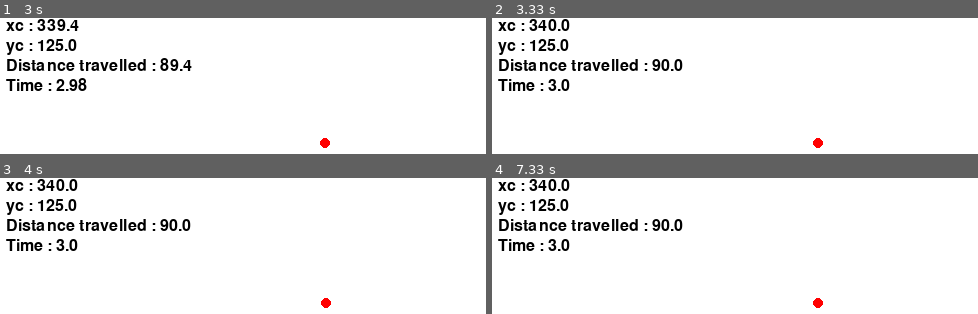
Above: before the commit, frames 1-4 (two rows, left to right).
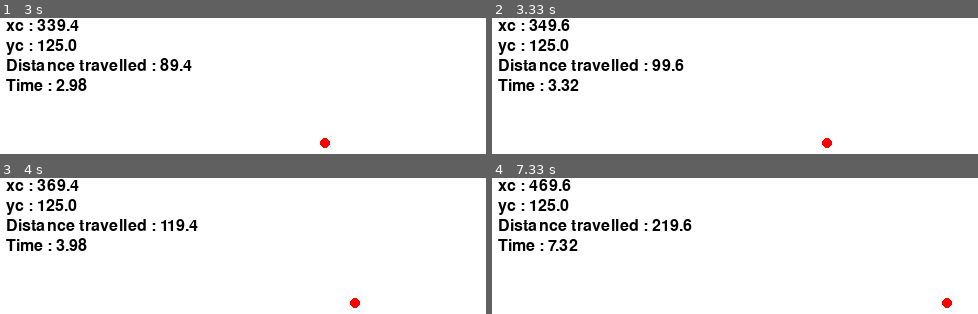
Above: after the commit, the same moments.

Repository: KhalidOwlWalid/vehicle_sim
Game: pygame game, started from theory/simulation.py
Same seed, same stepped clock (60 frames per second), same inputs: the game is played once before the commit and once after it.
Inputs:
- Up to frame 1 (3 s): no input
- Up to frame 2 (3.33 s): no input
- Up to frame 3 (4 s): no input
- Up to frame 4 (7.33 s): no input

Frame 1 is identical in both runs. In frame 2, 0.7% of the frame differs, in the area x 11-70%, y 0-96%; in frame 3, 1.2%; in frame 4, 1.6%, in the area x 7-95%, y 0-96%.

Commit message:
feature: Add data collection using np.savetxt

Diff:
--- a/theory/simulation.py
+++ b/theory/simulation.py
@@ -1,8 +1,10 @@
 # Simple pygame program
+import os
 
 # Import and initialize the pygame library
 import pygame
 import numpy as np
+from datetime import datetime
 
 pygame.init()
 
@@ -61,6 +63,7 @@
     def calculate_distance(self, x_prev: float, x_cur: float, y_prev: float, y_cur: float) -> tuple[float, float, float, float]:
         return np.sqrt((x_cur - x_prev) ** 2 + (y_cur - y_prev) ** 2)
 
+
 SCREEN_WIDTH = 500
 SCREEN_HEIGHT = 500
 # Setup the window we'll use for drawing
@@ -70,6 +73,10 @@
 
 # Run until the user asks us to quit
 running = True
+
+# TODO(Khalid): Data collection
+tmp_data_list = []
+
 while running:
 
     # Did the user click the window close button?
@@ -77,9 +84,11 @@
         if event.type == pygame.QUIT:
             running = False
 
+    # Update FPS rate
     clock = pygame.time.Clock()
     clock.tick(1/model.sample_time)
 
+    # Update model information
     font = pygame.font.SysFont(None, 24)
     xc_surf = font.render(f'xc : {np.round(model.xc, 3)}', True, Color.black())
     yc_surf = font.render(f'yc : {np.round(model.yc, 3)}', True, Color.black())
@@ -87,6 +96,7 @@
     time_surf = font.render(f'Time : {np.round(model.time, 3)}', True, Color.black())
 
     surface_text_list = [xc_surf, yc_surf, steering_surf, time_surf]
+
     # Fill the background with white
     screen.fill(Color.white())
 
@@ -97,15 +107,24 @@
     x_prev, y_prev = model.xc, model.yc
     model.update(30, 0)
     model.distance_travelled += model.calculate_distance(x_prev, model.xc, y_prev, model.yc)
+
+    tmp_data_list.append((np.round(model.time, 3), np.round(model.xc, 3), np.round(model.yc, 3), np.round(model.distance_travelled, 3)))
+
     model.draw_circle()
-
-    if model.time > 3.0:
-        pygame.time.delay(5000)
 
     # Flip the display
     pygame.display.flip()
 
+# Extract data
+tmp_data_list = np.array(tmp_data_list)
 
+# File properties
+now = datetime.now()
+cwd = os.getcwd()
+filename = now.strftime("%d-%m-%Y-%H_%M_%S")
+file = os.path.join(cwd,"theory", "data", f"{filename}.csv")
+header = "Time, xc, yc, Distance travelled"
+np.savetxt(file, tmp_data_list, delimiter=',', fmt=('%5.4f', '%5.4f', '%5.4f', '%5.4f'), header=header, comments="")
 
 # We're done, so we can quit now.
 pygame.quit()
